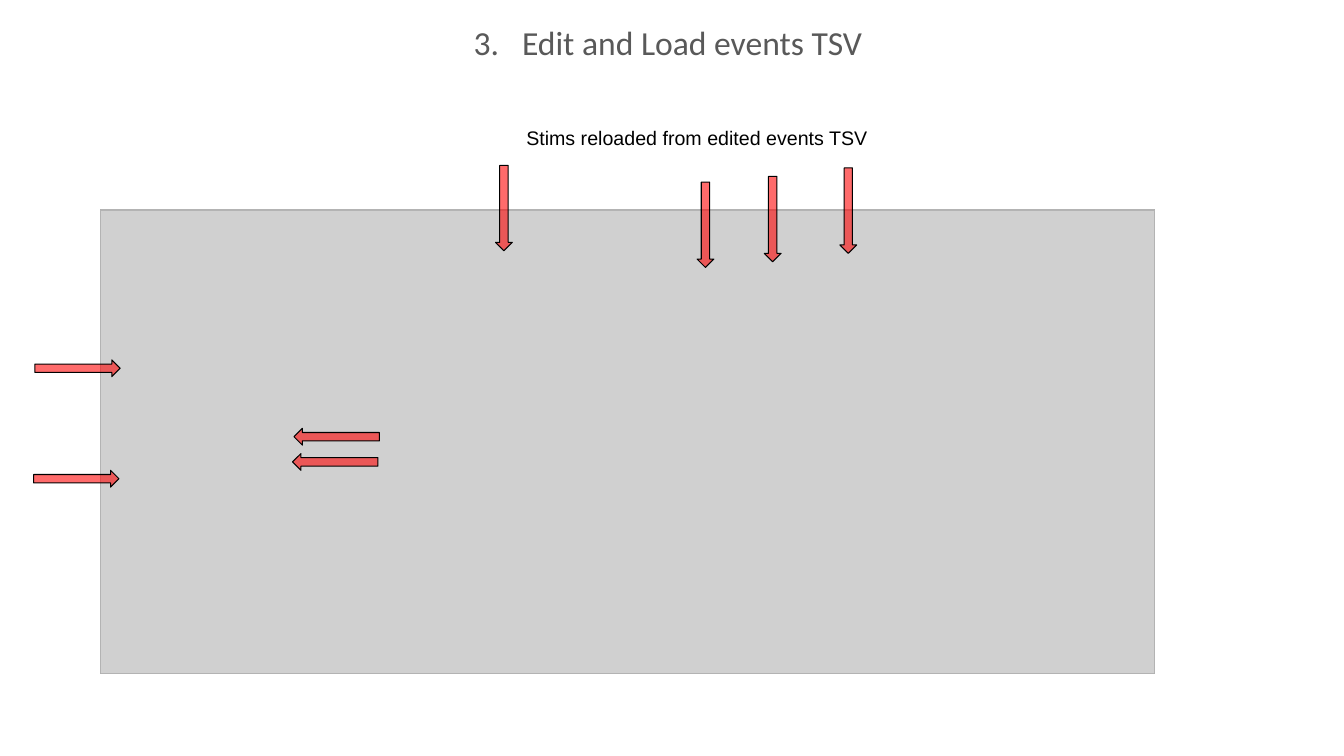
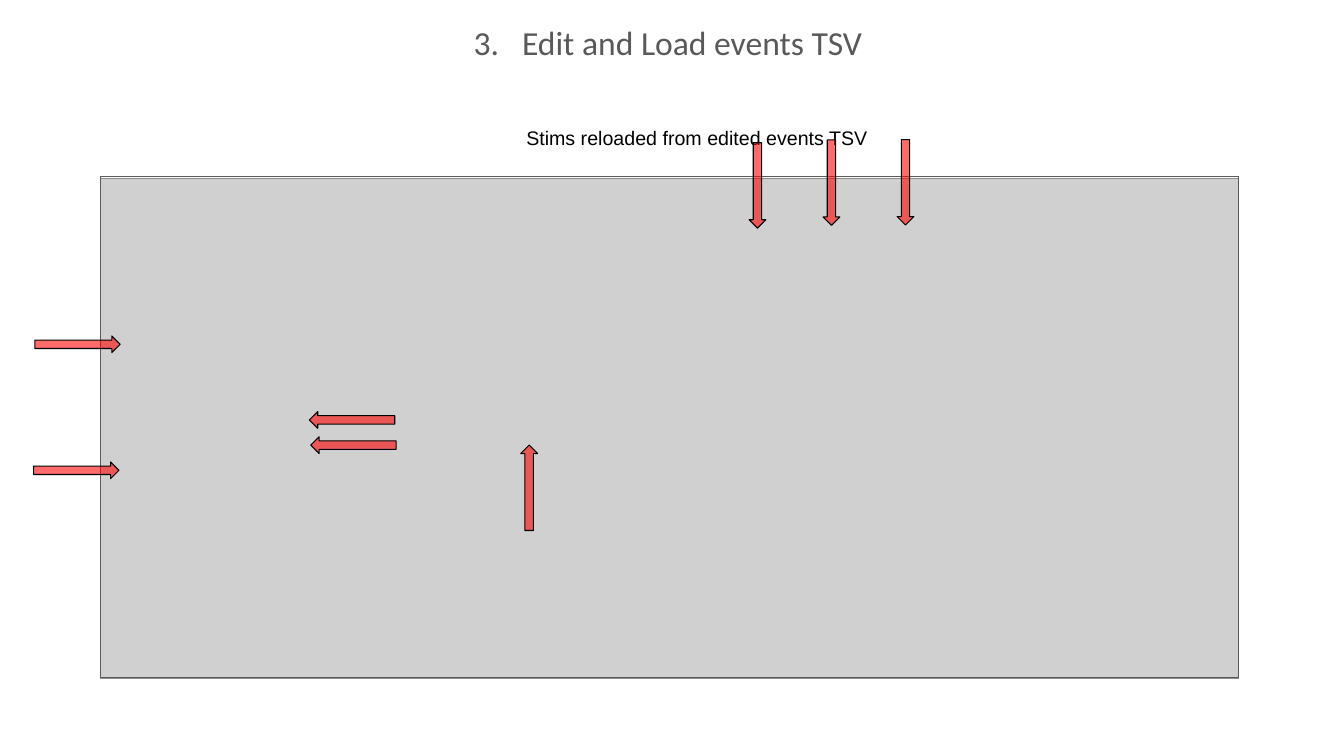
Before and after one commit to BUNPC/Homer3, a slide deck: slide 25 of Docs/DesignNotes.ppt. Drawn at 1344x756 pixels with LibreOffice and Linux fonts; fonts in the diff are those of the drawing; grey boxes stand for pictures. Boxes give left, top, right and bottom in pixels: in the first picture for what was removed or moved away, otherwise in the second. Text is boxed around its words. In the diff, an @@ line names an element or a change of style, - is before the commit and + after.

```diff
--- a/Docs/DesignNotes.ppt
+++ b/Docs/DesignNotes.ppt
@@ right arrow: place and size @@
-right arrow at <box>764,176,781,262</box>
+right arrow at <box>749,143,766,229</box>
@@ right arrow: place and size @@
-right arrow at <box>839,168,856,254</box>
+right arrow at <box>823,140,840,226</box>
@@ proportions changed in 3 elements at <box>33,461,119,479</box>, <box>823,140,840,226</box>, <box>897,140,914,226</box> @@
@@ right arrow: place and size @@
-right arrow at <box>697,182,714,268</box>
+right arrow at <box>897,140,914,226</box>
@@ picture: place and size @@
-picture at <box>101,210,1155,673</box>
+picture at <box>101,178,1238,679</box>
@@ rectangle: place and size @@
-rectangle at <box>101,210,1155,673</box>
+rectangle at <box>101,176,1238,677</box>
@@ rectangle at <box>101,176,1238,677</box>: outline #B3B3B3 0.99 pt to #595959 0.99 pt @@
@@ right arrow: place and size @@
-right arrow at <box>35,360,121,377</box>
+right arrow at <box>35,335,121,353</box>
@@ right arrow: place and size @@
-right arrow at <box>292,453,378,471</box>
+right arrow at <box>309,411,395,428</box>
@@ right arrow: place and size @@
-right arrow at <box>294,428,380,445</box>
+right arrow at <box>310,436,396,453</box>
@@ right arrow at <box>521,445,538,531</box>: rotation 90 to 270 degrees @@
@@ right arrow: place and size @@
-right arrow at <box>33,471,119,488</box>
+right arrow at <box>33,461,119,479</box>
```
Also in this commit, not shown: 2 other slides changed, 2 other files.
